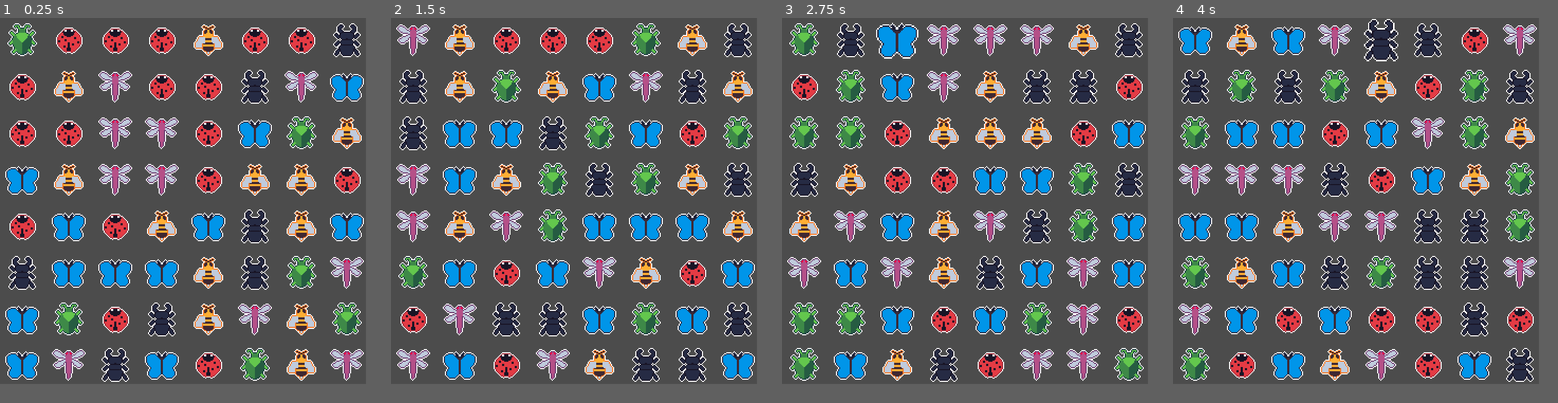
Above: before the commit, frames 1-4 (left to right).
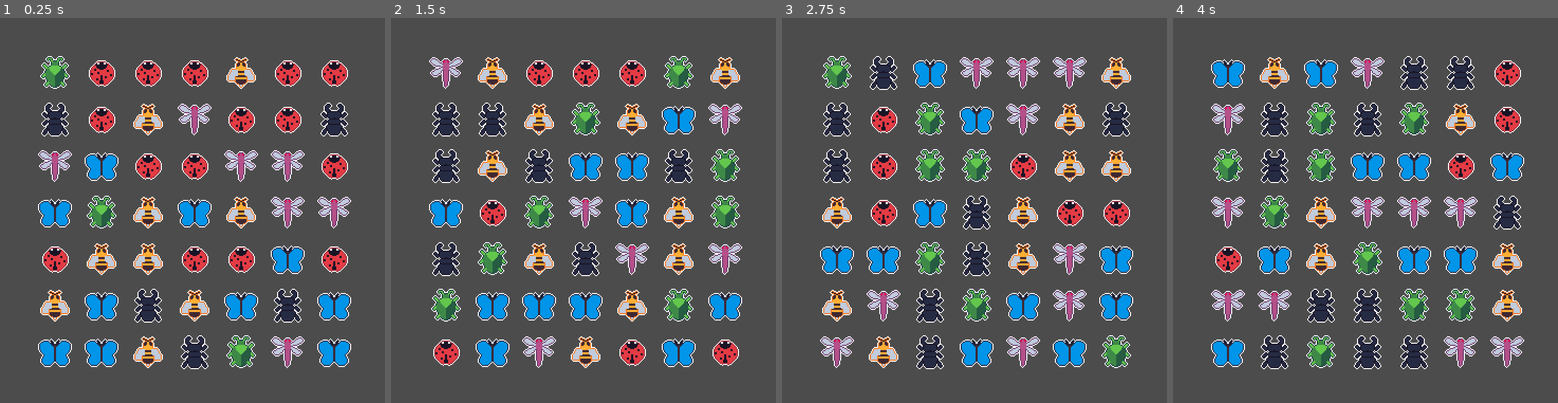
Above: after the commit, the same moments.

Repository: rthurmed/Match3
Game: Godot game, scene res://src/Game.tscn
Same seed, same stepped clock (60 frames per second), same inputs: the game is played once before the commit and once after it.
Inputs (mouse positions are in pixels of both pictures, inside the frame that each line leads up to):
- Up to frame 1 (0.25 s): no input
- Up to frame 2 (1.5 s): tap Enter at 0.5 s; move the mouse to (410, 37) at 0.52 s; press the mouse at (410, 37) at 0.53 s; tap R (reset) at 1.25 s; move the mouse to (460, 37) at 1.27 s; release the mouse at (460, 37) at 1.28 s; click (460, 37) at 1.35 s
- Up to frame 3 (2.75 s): tap R (reset) at 2 s; move the mouse to (897, 37) at 2.02 s; press the mouse at (897, 37) at 2.03 s
- Up to frame 4 (4 s): tap R (reset) at 2.75, 3.5 s; move the mouse to (1334, 37) at 2.77 s; release the mouse at (1334, 37) at 2.78 s; click (1334, 37) at 2.85 s; move the mouse to (1380, 37) at 3.52 s; press the mouse at (1380, 37) at 3.53 s
The window is 692x692 before the commit and 728x728 after it. Grey fills any space a smaller window leaves; there, only what the larger window draws over its background counts as a difference.

The runs differ from the first frame. In frame 1, 42% of the frame differs, in the area x 1-95%, y 1-95%; in frame 2, 44%; in frame 3, 44%; in frame 4, 45%, in the area x 1-95%, y 0-95%.

Commit message:
Refactored Match 3 mechanics. Added sprite fall animation.

Diff:
--- a/project.godot
+++ b/project.godot
@@ -21,8 +21,8 @@
 
 [display]
 
-window/size/width=346
-window/size/height=346
+window/size/width=364
+window/size/height=364
 window/size/test_width=692
 window/size/test_height=692
 window/stretch/mode="2d"
--- a/src/Cell.gd
+++ b/src/Cell.gd
@@ -1,13 +1,22 @@
 extends Control
 
+
+const TWEEN_SPEED = 1
+const SPRITE_SIZE = 32
+const COL_GAP = 10
+const MOVE_LIMIT = SPRITE_SIZE + COL_GAP
 
 onready var sprite: Sprite = $Center/Sprite
 onready var tween: Tween = $Tween
 
 export var value = 0
 export var id = 0
+export var highlight = false
+
 var selected = false
 var initial_sprite_position = Vector2(0, 0)
+var follow = Vector2()
+
 var valid_directions = [
 	Vector2.DOWN,
 	Vector2.UP,
@@ -16,22 +25,41 @@
 ]
 
 signal dropped(id, dir)
+signal finished_animation(id)
 
 
 func _input(event):
 	if selected and event is InputEventMouseMotion:
 		sprite.position += event.relative
-		sprite.position.x = clamp(sprite.position.x, -42, 42)
-		sprite.position.y = clamp(sprite.position.y, -42, 42)
+		sprite.position.x = clamp(sprite.position.x, -MOVE_LIMIT, MOVE_LIMIT)
+		sprite.position.y = clamp(sprite.position.y, -MOVE_LIMIT, MOVE_LIMIT)
 
 
 func _ready():
 	update_sprite()
+	$IdLabel.text = str(id)
 
 
 func _process(_delta):
 	sprite.z_index = 100 if selected else 1
 	sprite.scale = Vector2.ONE * (1.25 if selected else 1.0)
+
+	if tween.is_active():
+		sprite.position = follow
+#		sprite.position = sprite.position.linear_interpolate(follow, 0.075)
+
+	var color = Color.white
+	if highlight:
+		color = Color.red
+	modulate = color
+
+
+func _notification(what):
+	if what == MainLoop.NOTIFICATION_WM_FOCUS_OUT or what == MainLoop.NOTIFICATION_WM_MOUSE_EXIT:
+		if selected:
+			selected = false
+			sprite.position = Vector2.ZERO
+
 
 func set_value(v):
 	value = v
@@ -42,10 +70,13 @@
 	sprite.region_rect.position.x = sprite.region_rect.size.x * value
 
 
-func _notification(what):
-	if what == MainLoop.NOTIFICATION_WM_FOCUS_OUT or what == MainLoop.NOTIFICATION_WM_MOUSE_EXIT:
-		selected = false
-		sprite.position = Vector2.ZERO
+func move_sprite_to(from: Vector2, to: Vector2):
+	var duration = (to.y - from.y) / 64
+	# warning-ignore:return_value_discarded
+	tween.interpolate_property(self, "follow", from, to, duration, Tween.TRANS_BOUNCE, Tween.EASE_OUT)
+	# warning-ignore:return_value_discarded
+	tween.start()
+	sprite.position = from
 
 
 func _on_Cell_gui_input(event: InputEvent):
@@ -60,3 +91,14 @@
 			emit_signal("dropped", id, dir)
 
 		sprite.position = Vector2.ZERO
+
+
+func _on_AnimationPlayer_animation_finished(anim_name):
+	if anim_name == "die":
+		emit_signal("finished_animation", id)
+
+
+func _on_Tween_tween_all_completed():
+	follow = Vector2(0, 0)
+	sprite.position = Vector2.ZERO
+	emit_signal("finished_animation", id)
--- a/src/Cell.tscn
+++ b/src/Cell.tscn
@@ -1,7 +1,23 @@
-[gd_scene load_steps=3 format=2]
+[gd_scene load_steps=4 format=2]
 
 [ext_resource path="res://assets/bugs-Sheet.png" type="Texture" id=1]
 [ext_resource path="res://src/Cell.gd" type="Script" id=2]
+
+[sub_resource type="Animation" id=1]
+resource_name = "die"
+length = 0.3
+tracks/0/type = "value"
+tracks/0/path = NodePath("Center/Sprite:scale")
+tracks/0/interp = 2
+tracks/0/loop_wrap = true
+tracks/0/imported = false
+tracks/0/enabled = true
+tracks/0/keys = {
+"times": PoolRealArray( 0, 0.3 ),
+"transitions": PoolRealArray( 1, 1 ),
+"update": 0,
+"values": [ Vector2( 1, 1 ), Vector2( 0, 0 ) ]
+}
 
 [node name="Cell" type="Container"]
 margin_right = 42.0
@@ -22,4 +38,18 @@
 region_rect = Rect2( 0, 0, 32, 32 )
 
 [node name="Tween" type="Tween" parent="."]
+
+[node name="AnimationPlayer" type="AnimationPlayer" parent="."]
+anims/die = SubResource( 1 )
+
+[node name="IdLabel" type="Label" parent="."]
+visible = false
+margin_right = 40.0
+margin_bottom = 14.0
+text = "11"
+__meta__ = {
+"_edit_use_anchors_": false
+}
 [connection signal="gui_input" from="." to="." method="_on_Cell_gui_input"]
+[connection signal="tween_all_completed" from="Tween" to="." method="_on_Tween_tween_all_completed"]
+[connection signal="animation_finished" from="AnimationPlayer" to="." method="_on_AnimationPlayer_animation_finished"]
--- a/src/Game.gd
+++ b/src/Game.gd
@@ -1,16 +1,28 @@
 extends Node2D
 
 
-# screen size calc = (BUG_SIZE + COLUMN_GAP) * BUG_COLS + COLUMN_GAP
-
-const CELL_ROWS = 8
-const CELL_COLS = 8
+# screen size calc:
+# x = (CELL_SPRITE_SIZE + COLUMN_GAP) * CELL_COLS + COLUMN_GAP
+# y = (CELL_SPRITE_SIZE + COLUMN_GAP) * CELL_ROWS + COLUMN_GAP
+
+const CELL_ROWS = 7 # x
+const CELL_COLS = 7 # y
 const CELL_TOTAL = CELL_ROWS * CELL_COLS
+
 const CELL_MIN_VALUE = 0
 const CELL_MAX_VALUE = 5
 const CELL_EMPTY_VALUE = -1
 const SEQUENCE_MIN = 3
 
+const CELL_SPRITE_SIZE = 32
+
+const COLUMN_GAP = 10
+const GRID_WIDTH = (CELL_SPRITE_SIZE + COLUMN_GAP) * CELL_COLS + COLUMN_GAP
+const GRID_HEIGHT = (CELL_SPRITE_SIZE + COLUMN_GAP) * CELL_ROWS + COLUMN_GAP
+
+#const CELL_REAL_HEIGHT = CELL_SPRITE_SIZE + COLUMN_GAP
+const CELL_REAL_HEIGHT = GRID_HEIGHT / CELL_ROWS
+
 onready var Cell = preload("res://src/Cell.tscn")
 
 onready var grid: GridContainer = $Grid
@@ -18,6 +30,7 @@
 var grid_rect = Rect2(Vector2(0, 0), Vector2(CELL_COLS, CELL_ROWS))
 var rng = RandomNumberGenerator.new()
 var cells = []
+var cell_blocked = []
 
 var valid_directions = [
 	Vector2.DOWN,
@@ -26,6 +39,13 @@
 	Vector2.RIGHT
 ]
 
+enum CellMove {
+	UP = -CELL_COLS,
+	DOWN = CELL_COLS,
+	LEFT = -1,
+	RIGHT = 1
+}
+
 
 func _ready():
 	rng.randomize()
@@ -44,12 +64,14 @@
 	for i in range(0, CELL_TOTAL):
 		var cell = Cell.instance()
 		cell.connect("dropped", self, "_on_Cell_dropped")
+		cell.connect("finished_animation", self, "_on_Cell_finished_animation")
 
 		cell.value = get_random_cell_value()
 		cell.id = i
 
 		grid.add_child(cell, true)
 		cells.insert(i, cell)
+		cell_blocked.insert(i, false)
 
 
 func get_random_cell_value():
@@ -66,80 +88,107 @@
 	return int(pos.y * CELL_ROWS + pos.x)
 
 
+func is_id_valid(id):
+	return id >= 0 and id < CELL_TOTAL
+
+
 func switch_values(id1, id2):
-	var old = cells[id2].value
+	var old_value = cells[id2].value
 	cells[id2].set_value(cells[id1].value)
-	cells[id1].set_value(old)
-
-
-func check_possible_sequences(id):
-	var pos = get_cell_position_by_id(id)
+	cells[id1].set_value(old_value)
+
+
+func search_all_sequences():
+	var amount_updated = 0
+
+	# Horizontal check
+	for i in range(0, CELL_ROWS):
+		amount_updated += lock_any_linear_sequence(Vector2(0, i), Vector2.RIGHT)
 
 	# Vertical check
-	var sequence_v = search_linear_sequence(id, Vector2(pos.x, 0), Vector2.DOWN)
-
-	# Horizontal check
-	var sequence = search_linear_sequence(id, Vector2(0, pos.y), Vector2.RIGHT)
-
-	if sequence_v.size() > sequence.size():
-		sequence = sequence_v
-
-	if sequence.size() < SEQUENCE_MIN:
-		return false
-
-	clean_sequence(sequence)
-	pull_cells_down()
-	fill_empty_cells()
-
-	return true
-
-
-func search_linear_sequence(cell_id, origin, step):
+	for i in range(0, CELL_COLS):
+		amount_updated += lock_any_linear_sequence(Vector2(i, 0), Vector2.DOWN)
+
+	return amount_updated
+
+
+func lock_any_linear_sequence(origin, step):
 	var needle = origin
 	var sequence = []
-
-	var cell_value = cells[cell_id].value
+	var last_value = CELL_EMPTY_VALUE
+	var amount_updated = 0
 
 	while(grid_rect.has_point(needle)):
 		var needle_id = get_cell_id_by_position(needle)
 
-		# Accumulate the tile sequences
-		if cells[needle_id].value == cell_value:
-			sequence.append(needle_id)
-		elif sequence.has(cell_id):
-			return sequence
-		else:
+		if cell_blocked[needle_id] || cells[needle_id].value != last_value:
+			amount_updated += lock_sequence(sequence)
 			sequence.clear()
 
 		needle += step
-
-	return sequence
-
-
-func clean_sequence(sequence):
+		sequence.append(needle_id)
+		last_value = cells[needle_id].value
+
+	amount_updated += lock_sequence(sequence)
+	return amount_updated
+
+
+func lock_sequence(sequence):
+	if sequence.size() < SEQUENCE_MIN:
+		return 0
+
 	for id in sequence:
+#		cells[i].highlight = true
 		cells[id].set_value(CELL_EMPTY_VALUE)
-
-
-func pull_cells_down():
-	# Reads from end to start and ignores last row
-	for i in range(CELL_COLS, CELL_TOTAL):
+		cell_blocked[id] = true
+
+	return sequence.size()
+
+
+func pull_down_cells():
+	var falling = [] # Array to represent how much a cell value should fall
+	var empty = []   # List of empty cells
+
+	for id in range(0, CELL_TOTAL):
+		falling.insert(id, Vector2.ZERO)
+		if cell_blocked[id]: empty.append(id)
+
+	# Check all cells above an empty cell
+	for id in empty:
+		var top = id + CellMove.UP
+		while is_id_valid(top):
+			if not cells[top].value == CELL_EMPTY_VALUE:
+				# Adds one unit of falling
+				# If one is over multiple empty cells, it will fall many units
+				falling[top] += Vector2.DOWN
+#				cells[top].highlight = true
+			top += CellMove.UP
+
+#	for id in range(0, CELL_TOTAL):
+#		cells[id].get_node('IdLabel').text = str(get_cell_position_by_id(id) + falling[id])
+
+	# Apply animations with move_to
+	for i in range(0, CELL_TOTAL):
 		var id = CELL_TOTAL - i - 1
-		var pos = get_cell_position_by_id(id)
-		var bot_id = get_cell_id_by_position(pos + Vector2.DOWN)
-
-		# Keep pulling the cell down if over empty tile
-		while(cells.size() > bot_id and cells[bot_id].value == CELL_EMPTY_VALUE):
-			switch_values(id, bot_id)
-			pos += Vector2.DOWN
-			id = get_cell_id_by_position(pos)
-			bot_id = get_cell_id_by_position(pos + Vector2.DOWN)
-
-
-func fill_empty_cells():
-	for id in range(0, CELL_TOTAL):
-		if cells[id].value == CELL_EMPTY_VALUE:
-			cells[id].set_value(get_random_cell_value())
+		if not falling[id] == Vector2.ZERO:
+			# Switch
+			var old_pos = get_cell_position_by_id(id)
+			var new_pos = old_pos + falling[id]
+			var new_id = get_cell_id_by_position(new_pos)
+			switch_values(id, new_id)
+
+#			cells[new_id].highlight = true
+
+			# Animate
+			var initial_sprite_pos = falling[id] * -1 * (CELL_SPRITE_SIZE + COLUMN_GAP)
+			var end_sprite_pos = Vector2.ZERO
+
+#			cells[id].get_node('IdLabel').text = str(old_pos)
+			cells[new_id].move_sprite_to(initial_sprite_pos, end_sprite_pos)
+
+
+func _on_Cell_finished_animation(id):
+	cell_blocked[id] = false
 
 
 func _on_Cell_dropped(id, dir):
@@ -147,13 +196,21 @@
 	var target_pos = caller_pos + dir
 	var target_id = get_cell_id_by_position(target_pos)
 
+	# Ignores input if has any blocked cells
+	for i in cell_blocked:
+		if i == true:
+			return
+
 	if not grid_rect.has_point(target_pos):
 		return
 
 	switch_values(id, target_id)
 
-	var updated1 = check_possible_sequences(id)
-	var updated2 = check_possible_sequences(target_id)
-
-	if updated1 == updated2 and updated1 == false:
+	var amount_updated = search_all_sequences()
+
+	# Switch back if no sequence where formed
+	if amount_updated < 1:
 		switch_values(id, target_id)
+		return
+
+	pull_down_cells()
--- a/src/Game.tscn
+++ b/src/Game.tscn
@@ -10,9 +10,11 @@
 current = true
 
 [node name="Grid" type="GridContainer" parent="."]
-margin_right = 346.0
-margin_bottom = 346.0
-columns = 8
+margin_left = 22.0
+margin_top = 22.0
+margin_right = 326.0
+margin_bottom = 326.0
+columns = 7
 __meta__ = {
 "_edit_use_anchors_": false
 }
